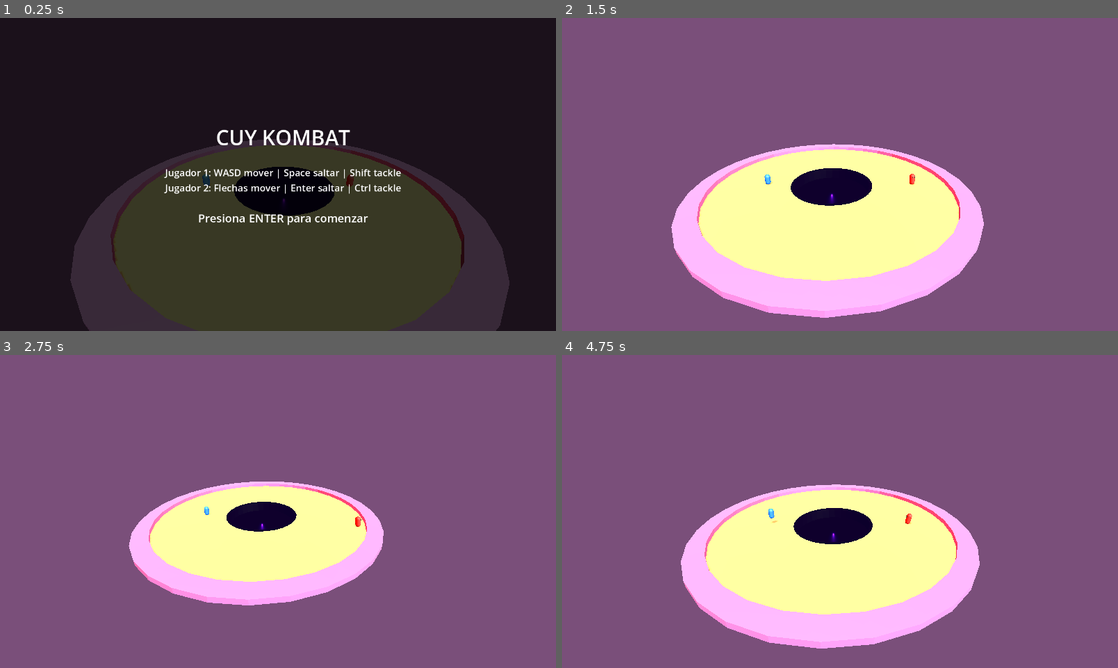
Above: before the commit, frames 1-4 (two rows, left to right).
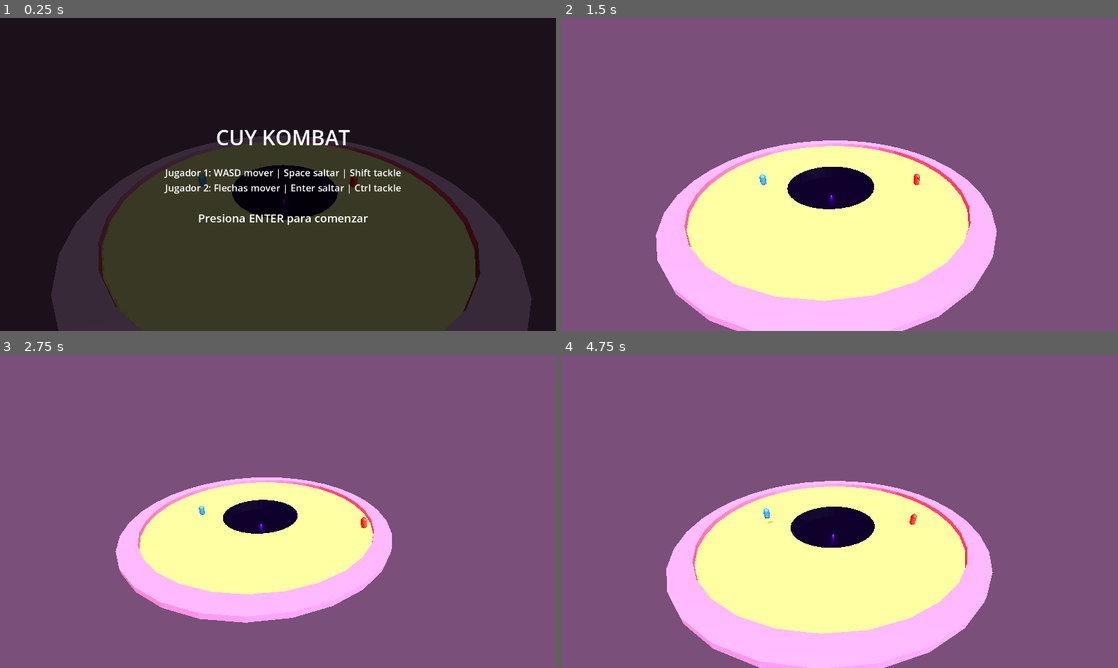
Above: after the commit, the same moments.

Repository: Delgado-dot/Cuy-Kombat
Game: Godot game, scene res://main.tscn
Two runs of this game, one before a commit and one after it. Both use one fixed random seed, a clock stepped at 60 frames per second and the inputs below.
Inputs:
- Up to frame 1 (0.25 s): no input
- Up to frame 2 (1.5 s): tap Enter at 0.5 s; hold Right 0.53-1.28 s; tap F at 0.6, 1.35 s; tap Space at 0.77 s; hold Down from 1.28 s (still down)
- Up to frame 3 (2.75 s): tap Space at 1.52 s; release Down at 2.03 s; hold Right from 2.03 s (still down); tap Enter at 2.1 s; tap F at 2.3 s
- Up to frame 4 (4.75 s): release Right at 2.78 s; hold Up 2.78-3.53 s; tap Ctrl at 2.85 s; tap Space at 3.02, 3.77, 4.52 s; tap F at 3.05, 3.8, 4.55 s; hold Left from 3.53 s (still down); tap Shift at 3.6 s; tap R at 4.35 s

The runs differ from the first frame. In frame 1, 5.2% of the frame differs, in the area x 9-96%, y 37-100%; in frame 2, 12%, in the area x 16-79%, y 39-100%; in frame 3, 7.2%; in frame 4, 11%.

Commit message:
feat: implement basic combat mechanics

Diff:
--- a/entities/player/player.gd
+++ b/entities/player/player.gd
@@ -22,13 +22,22 @@
 @export var tackle_force := 15.0
 @export var tackle_duration := 0.22
 @export var tackle_cooldown := 2.5
-@export var knockback_force := 13.0
-@export var knockback_up_force := 5.0
+@export var knockback_force := 18.0
+@export var knockback_up_force := 7.0
 @export var knockback_duration := 0.45
+@export var knockback_deceleration := 32.0
 @export var stun_duration := 0.65
-@export var body_push_force := 2.25
-@export var body_push_velocity_factor := 0.18
+@export var body_push_force := 2.0
+@export var body_push_velocity_factor := 0.10
 @export var body_push_friction := 10.0
+@export var body_push_max_speed := 2.0
+@export var body_push_press_factor := 0.6
+@export var punch_cooldown := 0.5
+@export var punch_active_time := 0.12
+@export var punch_knockback := 4.0
+@export var punch_knockback_duration := 0.2
+@export var punch_effect_duration := 0.18
+@export var punch_effect_max_scale := 2.0
 @export var lean_amount := 0.16
 @export var walk_sway_amount := 0.08
 @export var walk_sway_speed := 9.0
@@ -52,10 +61,18 @@
 var _stun_blink_time := 0.0
 var _stun_pending := false
 var _hit_players: Array[Node] = []
+var _punch_cooldown_left := 0.0
+var _punch_active_left := 0.0
+var _punch_key_was_down := false
+var _punch_hit_players: Array[Node] = []
+var _punch_effect_time := 0.0
+var _punch_effect_material: StandardMaterial3D
 var _body_material: StandardMaterial3D
 
 @onready var _camera_pivot := get_node_or_null("CameraPivot") as Node3D
 @onready var _tackle_hitbox := get_node_or_null("TackleHitbox") as Area3D
+@onready var _punch_hitbox := get_node_or_null("PunchHitbox") as Area3D
+@onready var _punch_effect := get_node_or_null("PunchEffect") as MeshInstance3D
 @onready var _collision_shape := get_node_or_null("CollisionShape3D") as CollisionShape3D
 @onready var _visual := get_node_or_null("Visual") as Node3D
 @onready var _body_mesh := get_node_or_null("Visual/Body") as MeshInstance3D
@@ -64,6 +81,9 @@
 
 func _physics_process(delta: float) -> void:
 	_update_tackle_cooldown(delta)
+	_update_punch_cooldown(delta)
+	_update_punch(delta)
+	_update_punch_effect(delta)
 
 	if _state == PlayerState.KNOCKBACK:
 		_update_knockback(delta)
@@ -89,6 +109,11 @@
 		return
 
 	_update_tackle_charge(delta)
+
+	if _state == PlayerState.ATTACKING:
+		_update_tackle(delta)
+		move_and_slide()
+		return
 
 	var move_direction := _get_camera_relative_input()
 	var target_velocity := move_direction * move_speed
@@ -108,6 +133,7 @@
 		velocity.y -= gravity * delta
 
 	_update_normal_state()
+	_try_start_punch()
 	_face_move_direction(move_direction, delta)
 	move_and_slide()
 	_push_colliding_players()
@@ -116,6 +142,7 @@
 func _ready() -> void:
 	_was_on_floor = is_on_floor()
 	_apply_player_color()
+	_setup_punch_effect()
 	_update_charge_bar(0.0, false)
 
 	if _tackle_hitbox != null:
@@ -244,6 +271,9 @@
 
 func _tackle_key() -> Key:
 	return KEY_CTRL if control_scheme == "arrows" else KEY_SHIFT
+
+func _punch_key() -> Key:
+	return KEY_PERIOD if control_scheme == "arrows" else KEY_F
 
 func _update_tackle_charge(delta: float) -> void:
 	if _tackle_cooldown_left > 0.0:
@@ -280,6 +310,7 @@
 func _update_tackle(delta: float) -> void:
 	_tackle_time_left -= delta
 	velocity.y -= gravity * delta
+	_try_tackle_hits()
 
 	if _tackle_time_left <= 0.0:
 		_state = PlayerState.NORMAL
@@ -289,10 +320,110 @@
 		return
 
 	_tackle_cooldown_left = maxf(_tackle_cooldown_left - delta, 0.0)
+
+func _update_punch_cooldown(delta: float) -> void:
+	if _punch_cooldown_left <= 0.0:
+		return
+
+	_punch_cooldown_left = maxf(_punch_cooldown_left - delta, 0.0)
+
+func _try_start_punch() -> void:
+	var key_down := Input.is_key_pressed(_punch_key())
+	var just_pressed := key_down and not _punch_key_was_down
+	_punch_key_was_down = key_down
+
+	if not just_pressed:
+		return
+	if _state != PlayerState.NORMAL:
+		return
+	if _punch_cooldown_left > 0.0:
+		return
+
+	_start_punch()
+
+func _start_punch() -> void:
+	_punch_active_left = punch_active_time
+	_punch_cooldown_left = punch_cooldown
+	_punch_hit_players.clear()
+	_punch_effect_time = 0.0
+
+	if _punch_effect != null:
+		_punch_effect.visible = true
+		_punch_effect.scale = Vector3.ONE * 0.4
+	if _punch_effect_material != null:
+		_punch_effect_material.albedo_color.a = 1.0
+
+	if _punch_hitbox != null:
+		_punch_hitbox.monitoring = true
+
+func _update_punch(delta: float) -> void:
+	if _punch_active_left <= 0.0:
+		return
+
+	_punch_active_left -= delta
+	_try_punch_hits()
+
+	if _punch_active_left <= 0.0 and _punch_hitbox != null:
+		_punch_hitbox.monitoring = false
+
+func _try_punch_hits() -> void:
+	if _punch_active_left <= 0.0 or _punch_hitbox == null:
+		return
+
+	for body in _punch_hitbox.get_overlapping_bodies():
+		if body == self or body in _punch_hit_players:
+			continue
+		if not body.has_method("apply_knockback"):
+			continue
+
+		_punch_hit_players.append(body)
+		var hit_direction := body.global_position - global_position
+		body.apply_knockback(hit_direction, punch_knockback, 0.0, false, punch_knockback_duration)
+
+func _setup_punch_effect() -> void:
+	if _punch_effect == null:
+		return
+
+	var material := StandardMaterial3D.new()
+	material.transparency = BaseMaterial3D.TRANSPARENCY_ALPHA
+	material.albedo_color = Color(1.0, 0.9, 0.55, 1.0)
+	material.emission_enabled = true
+	material.emission = Color(1.0, 0.6, 0.15, 1.0)
+	material.emission_energy_multiplier = 1.5
+	_punch_effect_material = material
+	_punch_effect.material_override = material
+	_punch_effect.scale = Vector3.ONE * 0.01
+	_punch_effect.visible = false
+
+func _update_punch_effect(delta: float) -> void:
+	if _punch_effect == null or _punch_effect_time >= punch_effect_duration:
+		return
+
+	_punch_effect_time += delta
+
+	if _punch_effect_time >= punch_effect_duration:
+		_punch_effect.visible = false
+		return
+
+	var ratio := _punch_effect_time / punch_effect_duration
+	var eased := 1.0 - pow(1.0 - ratio, 2.0)
+	_punch_effect.scale = Vector3.ONE * lerpf(0.5, punch_effect_max_scale, eased)
+
+	if _punch_effect_material != null:
+		_punch_effect_material.albedo_color.a = 1.0 - ratio
 
 func _update_knockback(delta: float) -> void:
 	_knockback_time_left -= delta
 	velocity.y -= gravity * delta
+
+	var horizontal := Vector2(velocity.x, velocity.z)
+	var horizontal_speed := horizontal.length()
+
+	if horizontal_speed > 0.0:
+		var new_speed := maxf(horizontal_speed - knockback_deceleration * delta, 0.0)
+		horizontal = horizontal.normalized() * new_speed
+		velocity.x = horizontal.x
+		velocity.z = horizontal.y
 
 	if is_on_floor() and _knockback_time_left <= 0.0:
 		if _stun_pending:
@@ -329,7 +460,7 @@
 		_state = PlayerState.NORMAL
 		_restore_body_color()
 
-func apply_knockback(direction: Vector3, force: float, up_force: float) -> void:
+func apply_knockback(direction: Vector3, force: float, up_force: float, stun := true, duration := -1.0) -> void:
 	var knockback_direction := direction
 	knockback_direction.y = 0.0
 
@@ -337,10 +468,12 @@
 		knockback_direction = -global_transform.basis.z
 
 	knockback_direction = knockback_direction.normalized()
+	_horizontal_velocity = Vector3.ZERO
+	_external_push = Vector3.ZERO
 	velocity = knockback_direction * force
 	velocity.y = up_force + force * 0.15
-	_knockback_time_left = knockback_duration
-	_stun_pending = true
+	_knockback_time_left = knockback_duration if duration <= 0.0 else duration
+	_stun_pending = stun
 	_state = PlayerState.KNOCKBACK
 
 func apply_body_push(direction: Vector3, force: float) -> void:
@@ -350,7 +483,7 @@
 	if push_direction.length_squared() == 0.0:
 		return
 
-	_external_push += push_direction.normalized() * force
+	_external_push = (_external_push + push_direction.normalized() * force).limit_length(body_push_max_speed)
 
 func eliminate() -> void:
 	velocity = Vector3.ZERO
@@ -363,17 +496,22 @@
 
 	eliminated.emit(self)
 
-func _on_tackle_hitbox_body_entered(body: Node3D) -> void:
-	if _state != PlayerState.ATTACKING:
-		return
-	if body == self or body in _hit_players:
-		return
-	if not body.has_method("apply_knockback"):
-		return
-
-	_hit_players.append(body)
-	var hit_direction := body.global_position - global_position
-	body.apply_knockback(hit_direction, knockback_force, knockback_up_force)
+func _on_tackle_hitbox_body_entered(_body: Node3D) -> void:
+	_try_tackle_hits()
+
+func _try_tackle_hits() -> void:
+	if _state != PlayerState.ATTACKING or _tackle_hitbox == null:
+		return
+
+	for body in _tackle_hitbox.get_overlapping_bodies():
+		if body == self or body in _hit_players:
+			continue
+		if not body.has_method("apply_knockback"):
+			continue
+
+		_hit_players.append(body)
+		var hit_direction := body.global_position - global_position
+		body.apply_knockback(hit_direction, knockback_force, knockback_up_force)
 
 func _push_colliding_players() -> void:
 	for index in range(get_slide_collision_count()):
@@ -393,9 +531,17 @@
 			push_direction = -collision.get_normal()
 			push_direction.y = 0.0
 
+		var push_dir := push_direction.normalized()
+
 		var horizontal_speed := Vector3(velocity.x, 0.0, velocity.z).length()
 		var push_force := body_push_force + horizontal_speed * body_push_velocity_factor
-		other_player.apply_body_push(push_direction, push_force)
+		other_player.apply_body_push(push_dir, push_force)
+
+		var approach := _horizontal_velocity.dot(push_dir)
+		if approach > 0.0:
+			var approach_cap := body_push_max_speed * body_push_press_factor
+			if approach > approach_cap:
+				_horizontal_velocity -= push_dir * (approach - approach_cap)
 
 func _connect_death_zone() -> void:
 	var death_zone := get_tree().root.find_child("AgujeroCentral", true, false) as Area3D
--- a/entities/player/player.tscn
+++ b/entities/player/player.tscn
@@ -47,6 +47,21 @@
 [sub_resource type="SphereShape3D" id="SphereShape3D_tackle"]
 radius = 0.85
 
+[sub_resource type="BoxShape3D" id="BoxShape3D_punch"]
+size = Vector3(0.8, 0.6, 0.7)
+
+[sub_resource type="StandardMaterial3D" id="StandardMaterial3D_punch_effect"]
+albedo_color = Color(1, 0.9, 0.55, 1)
+transparency = 1
+emission_enabled = true
+emission = Color(1, 0.6, 0.15, 1)
+emission_energy_multiplier = 1.5
+
+[sub_resource type="TorusMesh" id="TorusMesh_punch"]
+material = SubResource("StandardMaterial3D_punch_effect")
+inner_radius = 0.15
+outer_radius = 0.26
+
 [node name="Player" type="CharacterBody3D"]
 script = ExtResource("1_player_script")
 
@@ -92,3 +107,19 @@
 
 [node name="CollisionShape3D" type="CollisionShape3D" parent="TackleHitbox"]
 shape = SubResource("SphereShape3D_tackle")
+
+[node name="PunchHitbox" type="Area3D" parent="."]
+position = Vector3(0, 0.55, -0.85)
+collision_layer = 0
+collision_mask = 1
+monitoring = false
+monitorable = false
+
+[node name="CollisionShape3D" type="CollisionShape3D" parent="PunchHitbox"]
+shape = SubResource("BoxShape3D_punch")
+
+[node name="PunchEffect" type="MeshInstance3D" parent="."]
+visible = false
+position = Vector3(0, 0.55, -0.85)
+rotation = Vector3(-1.5708, 0, 0)
+mesh = SubResource("TorusMesh_punch")
--- a/scripts/core/two_player_camera.gd
+++ b/scripts/core/two_player_camera.gd
@@ -3,7 +3,8 @@
 @export var player_one_path: NodePath
 @export var player_two_path: NodePath
 @export var base_offset := Vector3(0.0, 8.0, 11.0)
-@export var distance_padding := 0.8
+@export var distance_padding := 0.7
+@export var max_separation := 32.0
 @export var follow_speed := 6.0
 @export var look_height := 0.8
 
@@ -19,7 +20,8 @@
 
 	var midpoint := (_player_one.global_position + _player_two.global_position) * 0.5
 	var separation := _player_one.global_position.distance_to(_player_two.global_position)
-	var target_position := midpoint + base_offset + Vector3(0.0, separation * 0.25, separation * distance_padding)
+	var clamped_separation := minf(separation, max_separation)
+	var target_position := midpoint + base_offset + Vector3(0.0, clamped_separation * 0.25, clamped_separation * distance_padding)
 
 	global_position = global_position.lerp(target_position, clampf(follow_speed * delta, 0.0, 1.0))
 	look_at(midpoint + Vector3.UP * look_height, Vector3.UP)
Not shown, added: entities/player/player.gd.uid
Not shown: 1 places in entities/player/player.tscn that only renumber resources
Not shown, added: scripts/core/demo_start_screen.gd.uid
Not shown, added: scripts/core/two_player_camera.gd.uid
Not shown, changed: README.md
